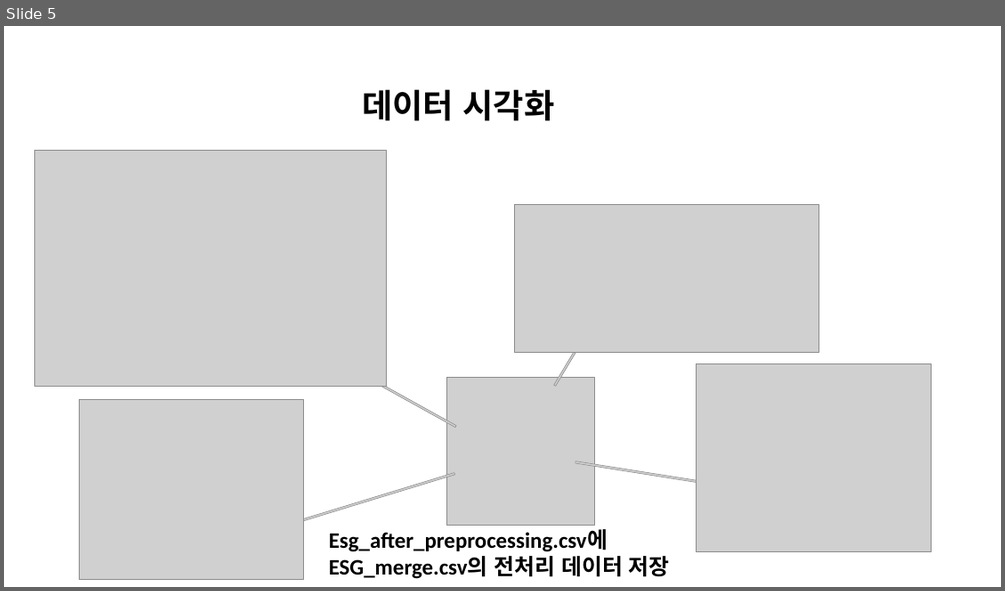
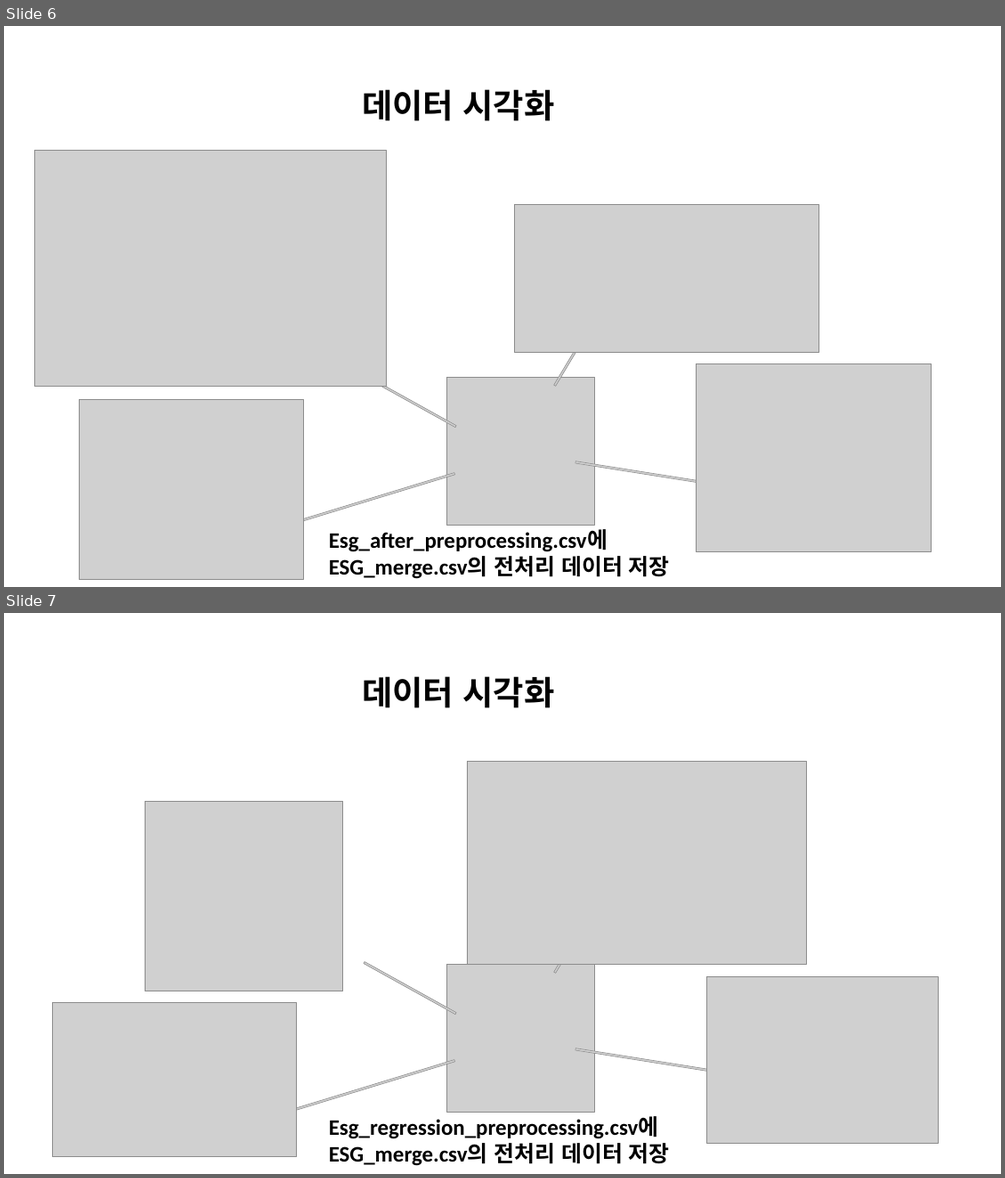
Before and after one commit to nohse/ESG-, a slide deck: OUTTA_ESG기업 평가 프로젝트 발표 자료.pptx. Shown one above the other, each under a label of ours: slide 5 before the commit, slides 6 and 7 after it. The pictures are 1005x591 and 1005x1178 pixels, drawn with LibreOffice and Linux fonts; fonts in the diff are those of the drawing; grey boxes stand for pictures. Boxes give left, top, right and bottom in pixels: in the first picture for what was removed or moved away, otherwise in the second. Text is boxed around its words. In the diff, an @@ line names an element or a change of style, - is before the commit and + after.

```diff
--- a/OUTTA_ESG기업 평가 프로젝트 발표 자료.pptx
+++ b/OUTTA_ESG기업 평가 프로젝트 발표 자료.pptx
@@ slide 7 added at bbox=[4, 613, 1001, 1174], background #FFFFFF @@
@@ text added at bbox=[362, 676, 555, 708], 48 pt, text #000000, bold @@
+데이터 시각화
@@ picture added at bbox=[467, 761, 805, 964] @@
@@ picture added at bbox=[145, 801, 343, 990] @@
@@ picture added at bbox=[554, 939, 575, 973] @@
@@ picture added at bbox=[364, 962, 456, 1014] @@
@@ picture added at bbox=[446, 964, 594, 1111] @@
@@ picture added at bbox=[707, 976, 938, 1143] @@
@@ picture added at bbox=[52, 1002, 297, 1157] @@
@@ picture added at bbox=[292, 1059, 455, 1111] @@
@@ picture added at bbox=[575, 1048, 761, 1079] @@
@@ text added at bbox=[329, 1117, 670, 1166], 32 pt, text #000000, bold @@
+Esg_regression_preprocessing.csv에 ESG_merge.csv의 전처리 데이터 저장
@@ what was slide 5 is now slide 6 @@
```
Also in this commit, not shown: 1 other slide added.
